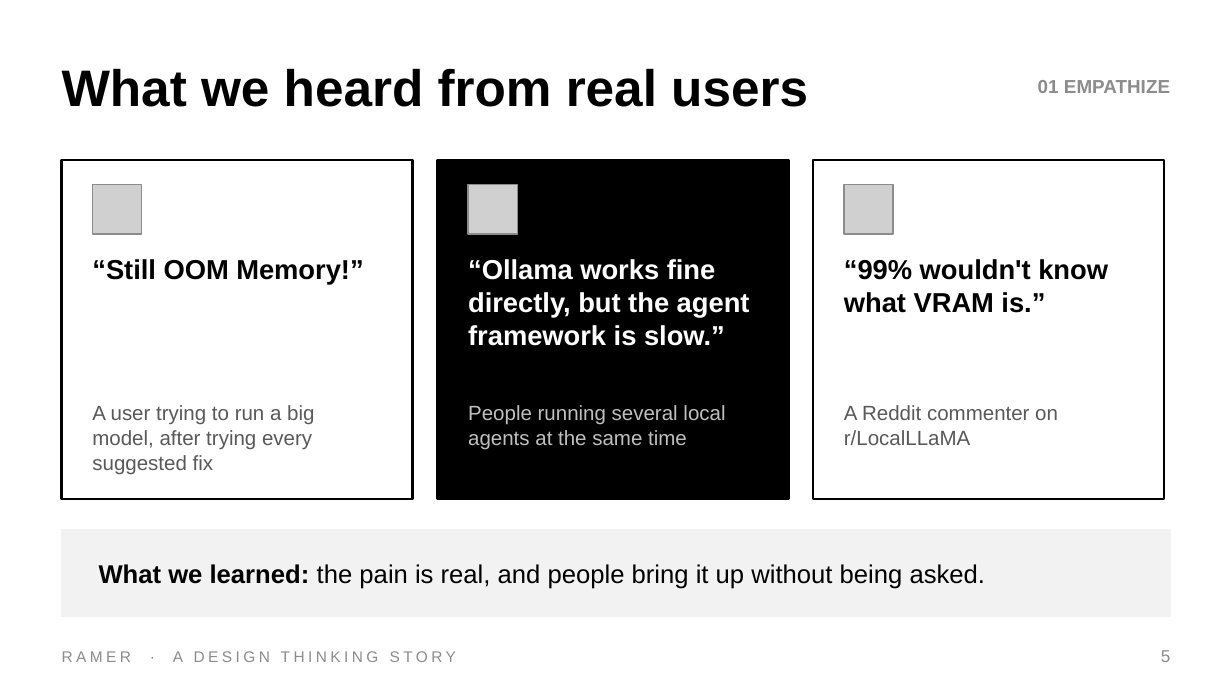
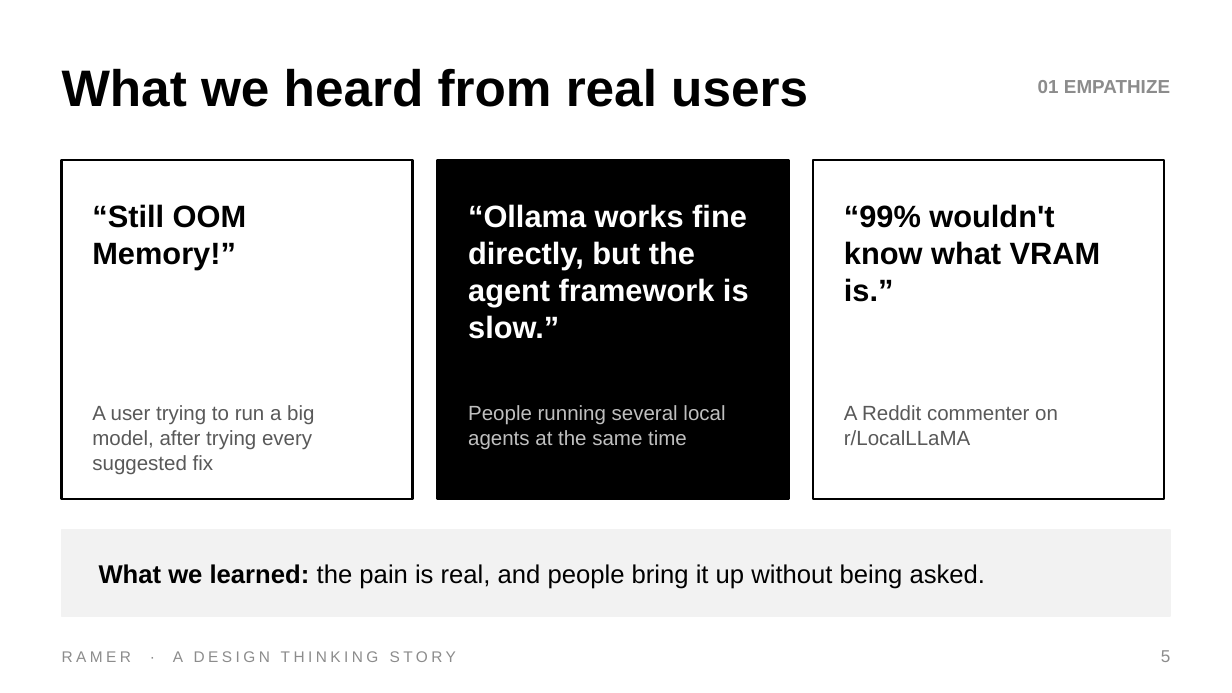
Before and after one commit to DrNeel11/tvarin, a slide deck: slide 5 of docs/Ramer_Design_Thinking.pptx. Drawn at 1232x693 pixels with LibreOffice and Linux fonts; fonts in the diff are those of the drawing; grey boxes stand for pictures. Boxes give left, top, right and bottom in pixels: in the first picture for what was removed or moved away, otherwise in the second. Text is boxed around its words. In the diff, an @@ line names an element or a change of style, - is before the commit and + after.

```diff
--- a/docs/Ramer_Design_Thinking.pptx
+++ b/docs/Ramer_Design_Thinking.pptx
@@ text "“Still OOM Memory!”": place and size @@
-text "“Still OOM Memory!”" at (92,259,363,285)
+text "“Still OOM Memory!”" at (92,204,247,270)
@@ picture removed at (92,185,142,234) @@
@@ text "“Ollama works fine directly, but ...": place and size @@
-text "“Ollama works fine directly, but ..." at (468,259,750,346)
+text "“Ollama works fine directly, but ..." at (468,204,749,339)
@@ picture removed at (468,185,517,234) @@
@@ size 16 to 18 pt in 3 elements at (92,204,247,270), (468,204,749,339), (844,204,1101,302) @@
@@ text "“99% wouldn't know what VRAM ...": place and size @@
-text "“99% wouldn't know what VRAM ..." at (844,259,1108,313)
+text "“99% wouldn't know what VRAM ..." at (844,204,1101,302)
@@ picture removed at (844,185,893,234) @@
```
Also in this commit, not shown: 16 other slides changed.
